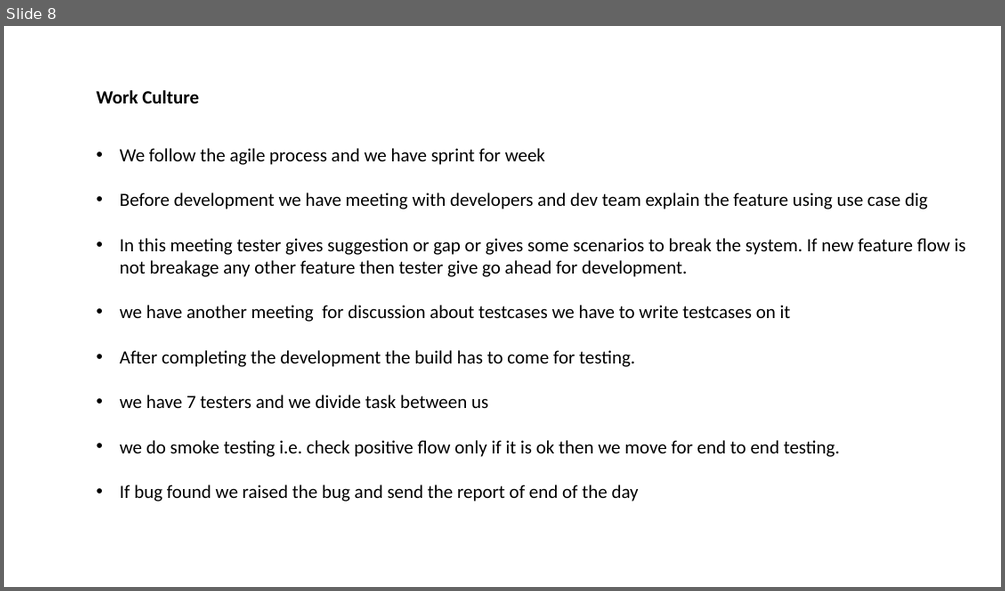
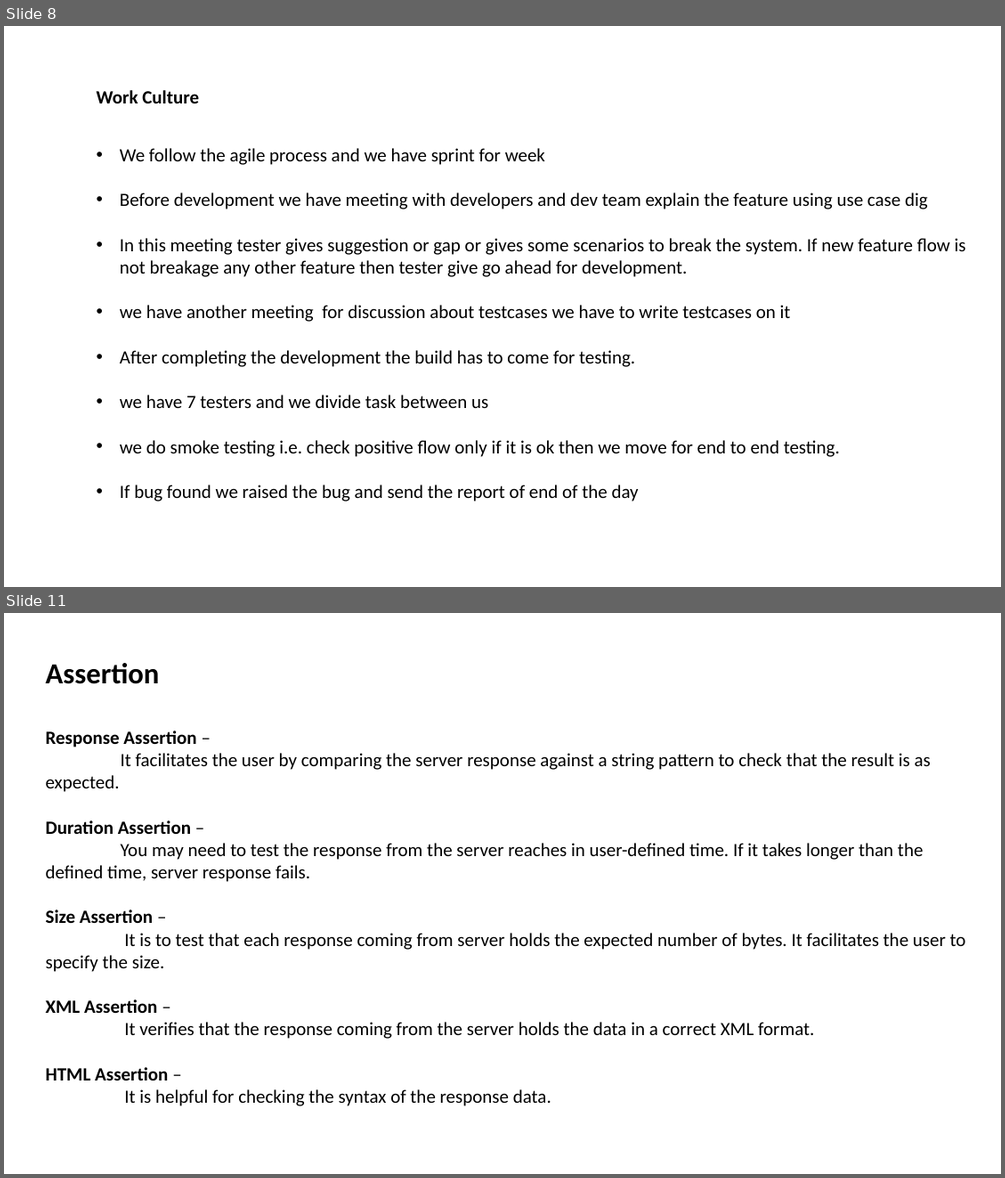
Before and after one commit to rohitb13/images, a slide deck: Combilne_Doc/For_KPIT_IP.pptx. Shown one above the other, each under a label of ours: slide 8 before the commit, slides 8 and 11 after it; the slides between them are not shown. The pictures are 1005x591 and 1005x1178 pixels, drawn with LibreOffice and Linux fonts; fonts in the diff are those of the drawing. Boxes give left, top, right and bottom in pixels: in the first picture for what was removed or moved away, otherwise in the second. Text is boxed around its words. In the diff, an @@ line names an element or a change of style, - is before the commit and + after.

```diff
--- a/Combilne_Doc/For_KPIT_IP.pptx
+++ b/Combilne_Doc/For_KPIT_IP.pptx
@@ slide 11 added at [4,613,1001,1174], background #FFFFFF @@
@@ text added at [46,663,160,684], 28 pt, text #000000, bold @@
+Assertion
@@ text added at [46,730,966,1106], 18 pt, text #000000 @@
+Response Assertion –
+It facilitates the user by comparing the server response against a string pattern to check that the result is as expected.
+Duration Assertion –
+You may need to test the response from the server reaches in user-defined time. If it takes longer than the defined time, server response fails.
+Size Assertion –
+It is to test that each response coming from server holds the expected number of bytes. It facilitates the user to specify the size.
+XML Assertion –
+It verifies that the response coming from the server holds the data in a correct XML format.
+HTML Assertion –
+It is helpful for checking the syntax of the response data.
```
Also in this commit, not shown: 5 other slides added, 1 other file.
